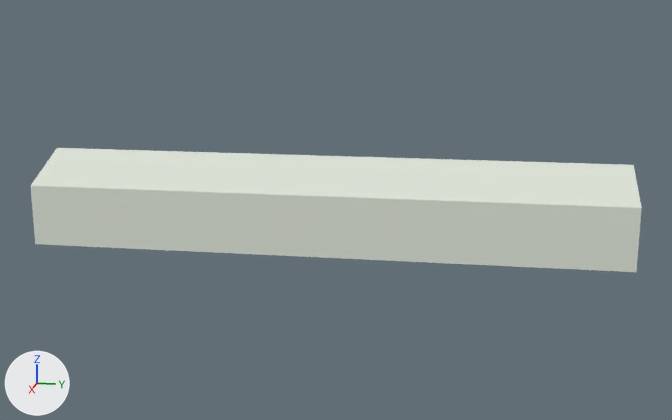
The glTF model public/raw/oneone/oneone.gltf, before and after one commit.
Camera for both pictures: a camera (50 mm lens) standing at (3.8, 0.79, 1.03) and looking at (0.22, 0.07, 0.14). The axes (+X, +Y, +Z) are drawn at lower left. The lights are the same throughout. Where no turn or scale is listed for an object, it has been applied to the vertices. Vertices at the same position are counted once.
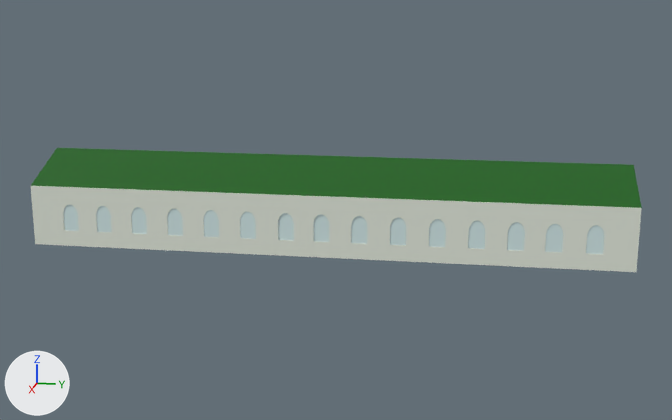
Changed parts and their boxes [x1, y1, x2, y2] in the pictures (672 x 420 px):
part 1 of me_cylinder_118, added: after [31, 186, 642, 272]
part 2 of me_cylinder_118, recoloured (white to green): [31, 148, 642, 208] in both

Diff of the bpy script that builds the scene:
```diff
--- a/public/raw/oneone/oneone.gltf.py
+++ b/public/raw/oneone/oneone.gltf.py
@@ mat_material @@
+mat_material = principled_material('Material')
+mat_material.base_color = (0.00091, 0.114, 0.0)  # dark green #035f00
@@ mat_материал_002 @@
+mat_материал_002 = principled_material('Материал.002')
+mat_материал_002.base_color = (0.641, 0.8, 0.8)  # white #d1e7e7
+mat_материал_002.roughness = 0.0
@@ me_cylinder_118 @@
 # used by ob_cylinder_287; location = (0.0, 0.0, 0.13)
-me_cylinder_118.from_pydata(...)  # 4607 vertices, 9306 faces; spans x -0.08..0.51, y -1.12..1.22, z -0.12..0.23
+me_cylinder_118.from_pydata(...)  # 6664 vertices, 13420 faces; spans x -0.08..0.51, y -1.12..1.22, z -0.12..0.23
+# me_cylinder_118 part 1: 2057 vertices added at x 0.42..0.5, y -0.97..1.1, z -0.06..0.05
+# me_cylinder_118 part 2: 7 faces spanning x -0.08..0.51, y -1.12..1.22, z 0.12..0.23 switch from mat_material_001 (white #e1e7db) to mat_material (dark green #035f00)
+me_cylinder_118.materials.append(mat_материал_002)  # white #d1e7e7
```
